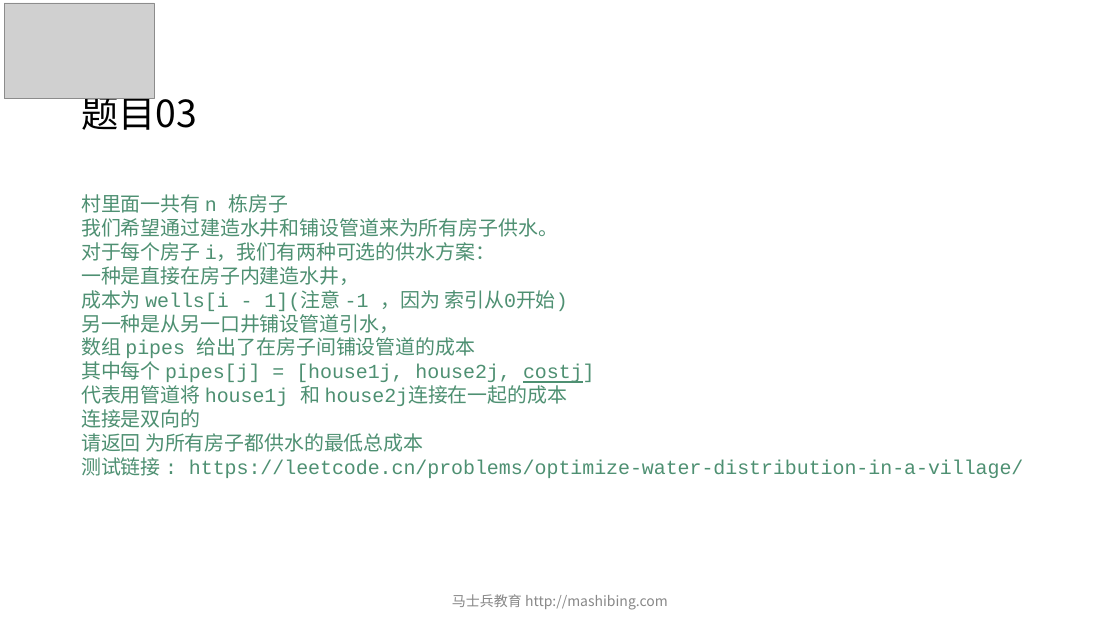
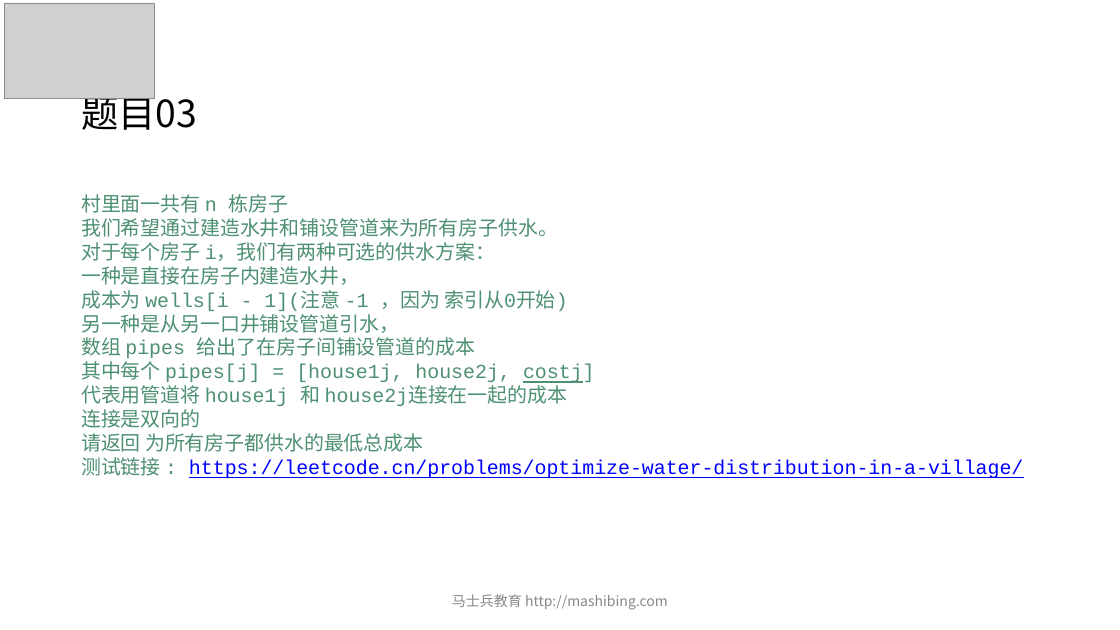
Before and after one commit to algorithmzuo/mca-algorithm-problems, a slide deck: slide 5 of 第03期/ppt/powerpoint/第07节.pptx. Drawn at 1120x630 pixels with LibreOffice and Linux fonts; fonts in the diff are those of the drawing; grey boxes stand for pictures. Boxes give left, top, right and bottom in pixels: in the first picture for what was removed or moved away, otherwise in the second. Text is boxed around its words. In the diff, an @@ line names an element or a change of style, - is before the commit and + after.

```diff
--- a/第03期/ppt/powerpoint/第07节.pptx
+++ b/第03期/ppt/powerpoint/第07节.pptx
@@ text at [81,457,1023,478]: text colour #4E9072 to #0000FF, underline on in "https://leetcode.cn/problems/optimize-water-distribution-in- ..." @@
```
Also in this commit, not shown: 5 other slides changed, 3 other files.
